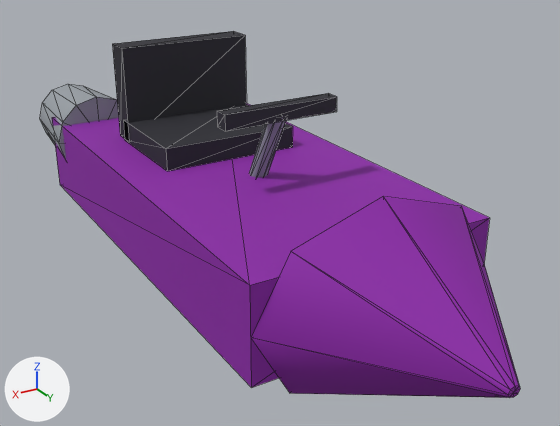
The glTF model public/models/kart_rocket.glb, before and after one commit.
Both versions are drawn from a camera (50 mm lens) standing at (1.196, 2.321, 1.358) and looking at (-0.076, 0.2, 0.298). The axes (+X, +Y, +Z) are drawn at lower left. The lights are the same throughout. The older version comes first. Mesh edges are drawn as thin lines. Where no turn or scale is listed for an object, it has been applied to the vertices. Vertices at exactly the same position are counted once.
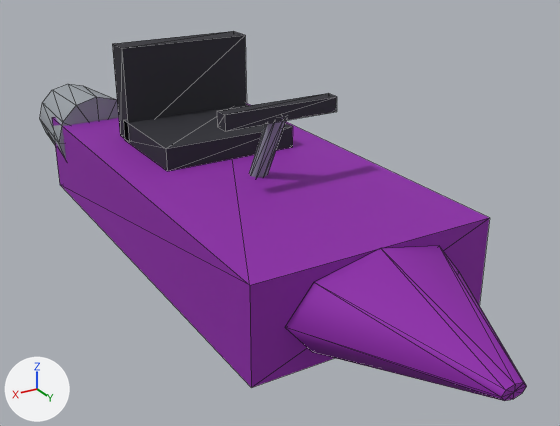
What the commit changed:
me_mesh_1 is used by ob_mesh_1; parent ob_kart_rocket; location (0.0, 1.1, 0.3); rotation (-1.571, 0.0, 0.0), in degrees (-90, 0, 0); scale (1.0, 0.75, 1.0).
me_mesh_1 had 20 vertices, 32 faces and spanned x -0.4..0.4, y -0.4..0.4, z -0.25..0.25.
me_mesh_1 now has 20 vertices, 32 faces and spans x -0.15..0.15, y -0.15..0.15, z -0.25..0.25.
Part 1, on me_mesh_1:
Vertex 9 of me_mesh_1 moves from (0.0, -0.4, -0.25) at pixel (383, 196) to (0.0, -0.15, -0.25) at pixel (380, 248).
Vertex 10 of me_mesh_1 moves from (0.283, -0.283, -0.25) at pixel (290, 251) to (0.106, -0.106, -0.25) at pixel (313, 282).
Vertex 11 of me_mesh_1 moves from (0.4, 0.0, -0.25) at pixel (250, 337) to (0.15, 0.0, -0.25) at pixel (284, 327).
Vertex 12 of me_mesh_1 moves from (0.283, 0.283, -0.25) at pixel (289, 393) to (0.106, 0.106, -0.25) at pixel (312, 352).
Vertex 13 of me_mesh_1 moves from (0.0, 0.4, -0.25) to (0.0, 0.15, -0.25).
Vertex 14 of me_mesh_1 moves from (-0.283, 0.283, -0.25) to (-0.106, 0.106, -0.25).
Vertex 15 of me_mesh_1 moves from (-0.4, 0.0, -0.25) at pixel (484, 263) to (-0.15, 0.0, -0.25) at pixel (459, 271).
Vertex 16 of me_mesh_1 moves from (-0.283, -0.283, -0.25) at pixel (461, 206) to (-0.106, -0.106, -0.25) at pixel (439, 245).
Vertex 17 of me_mesh_1 moves from (0.0, -0.4, -0.25) at pixel (383, 196) to (0.0, -0.15, -0.25) at pixel (380, 248).
Object 'Mesh_1' (ob_mesh_1) is rescaled from (1.0, 0.75, 1.0) to (2.0, 1.0, 1.0).

What differs and where, as boxes [x1, y1, x2, y2] in the pictures (560 x 426 px; the box of a moved part takes in the faces that stretch with it):
'Mesh_1', reshaped, rescaled (10% narrower, 23% shorter)
    before: [251, 196, 520, 398]
    after: [285, 246, 527, 401]
part 1 of me_mesh_1, moved or reshaped
    before: [251, 196, 520, 398]
    after: [285, 246, 526, 401]
